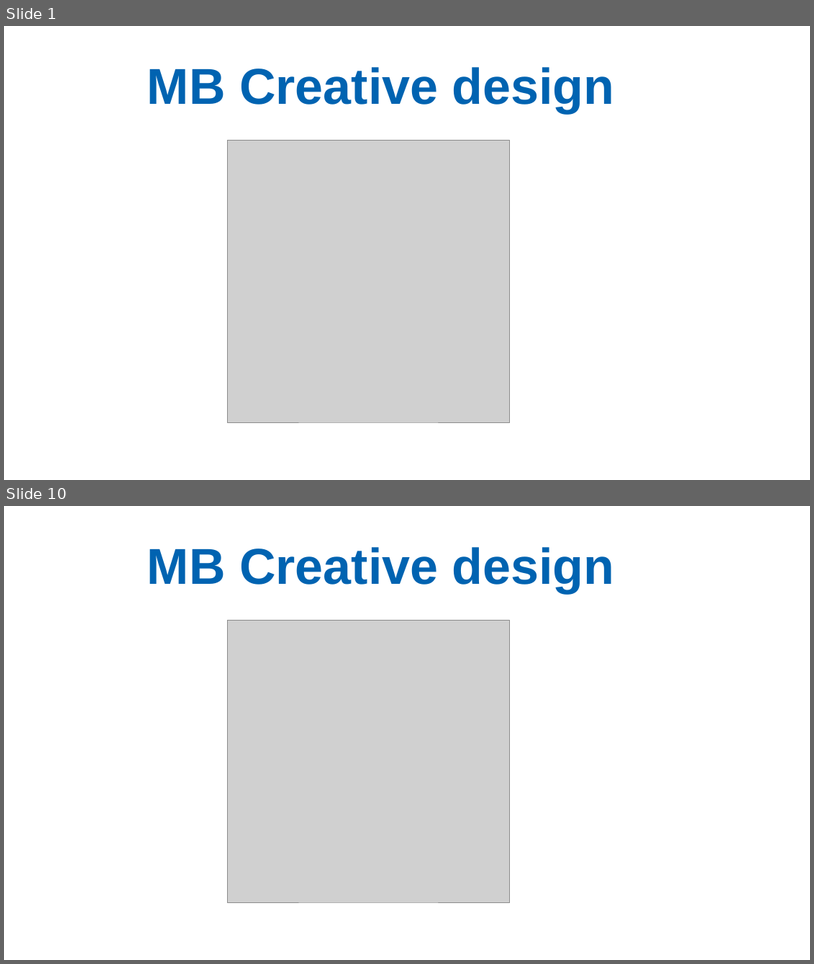
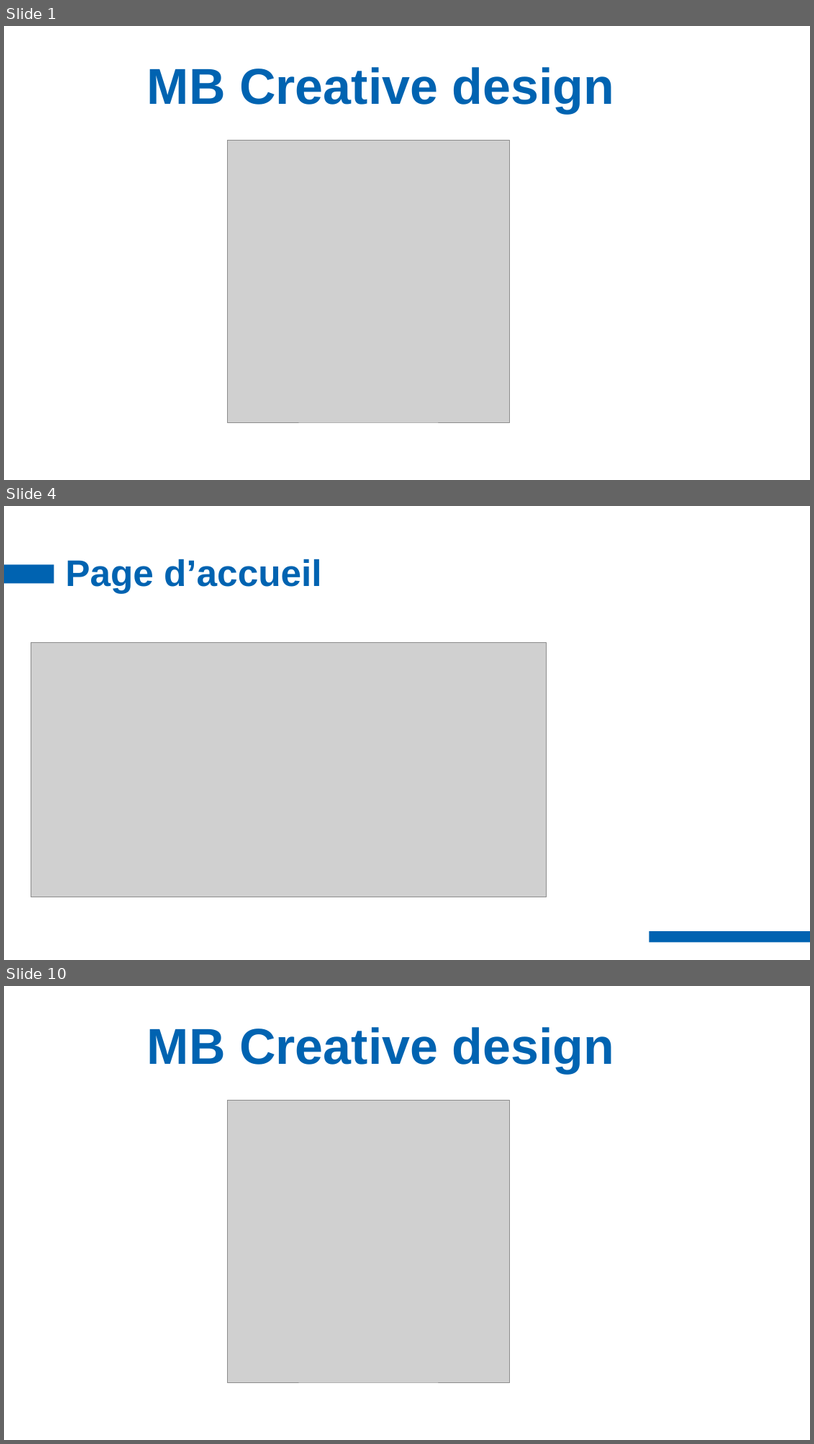
Before and after one commit to MaximeBarbotin/projet-3, a slide deck: support présentation.pptx. Shown one above the other, each under a label of ours: slides 1 and 10 before the commit, slides 1, 4 and 10 after it; the slides between them are not shown. The pictures are 814x964 and 814x1444 pixels, drawn with LibreOffice and Linux fonts; fonts in the diff are those of the drawing; grey boxes stand for pictures; background and template pictures are left out. Boxes give left, top, right and bottom in pixels: in the first picture for what was removed or moved away, otherwise in the second. Text is boxed around its words. In the diff, an @@ line names an element or a change of style, - is before the commit and + after.

```diff
--- a/support présentation.pptx
+++ b/support présentation.pptx
@@ slide 4 added at (x1=4, y1=506, x2=810, y2=960), background #FFFFFF @@
@@ rectangle added at (x1=4, y1=565, x2=54, y2=584), fill #0063B1 @@
@@ title added at (x1=65, y1=559, x2=322, y2=593), 44 pt, text #0063B1, bold @@
+Page d’accueil
@@ picture added at (x1=31, y1=643, x2=547, y2=897) @@
@@ rectangle added at (x1=650, y1=932, x2=810, y2=942), fill #0063B1 @@
```
Also in this commit, not shown: 6 other slides added, 7 slides removed, 2 other files.
